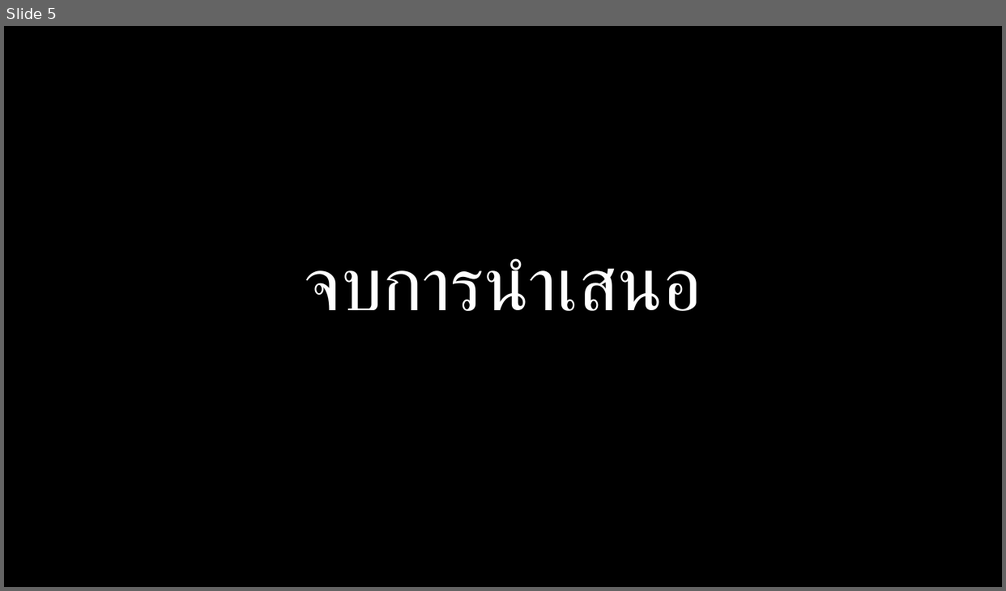
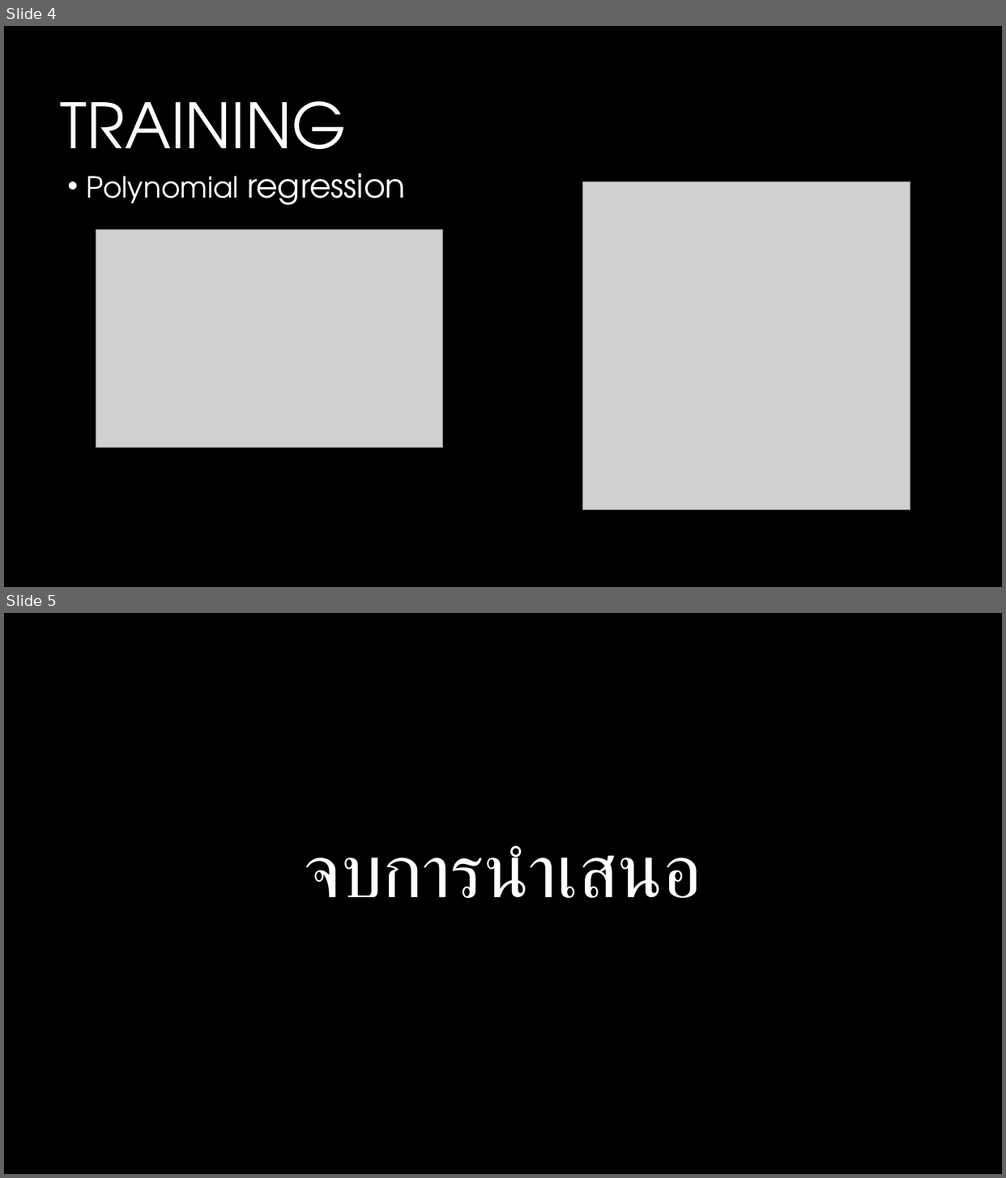
Before and after one commit to chindanaiGame/Machine-Learning-Project, a slide deck: Medical Insurance Cost.pptx. Shown one above the other, each under a label of ours: slide 5 before the commit, slides 4 and 5 after it. The pictures are 1006x591 and 1006x1178 pixels, drawn with LibreOffice and Linux fonts; fonts in the diff are those of the drawing; grey boxes stand for pictures; background and template pictures are left out. Boxes give left, top, right and bottom in pixels: in the first picture for what was removed or moved away, otherwise in the second. Text is boxed around its words. In the diff, an @@ line names an element or a change of style, - is before the commit and + after.

```diff
--- a/Medical Insurance Cost.pptx
+++ b/Medical Insurance Cost.pptx
@@ slide 4 added at (4, 26, 1002, 587), background #000000 @@
@@ title added at (61, 101, 347, 177), 60 pt, text #FFFFFF @@
+TRAINING
@@ text added at (87, 173, 406, 205), 28 pt, text #FFFFFF @@
+• Polynomial regression
@@ picture added at (582, 182, 910, 510) @@
@@ picture added at (96, 229, 444, 447) @@
```
Also in this commit, not shown: 1 other slide added, 2 slides removed.
